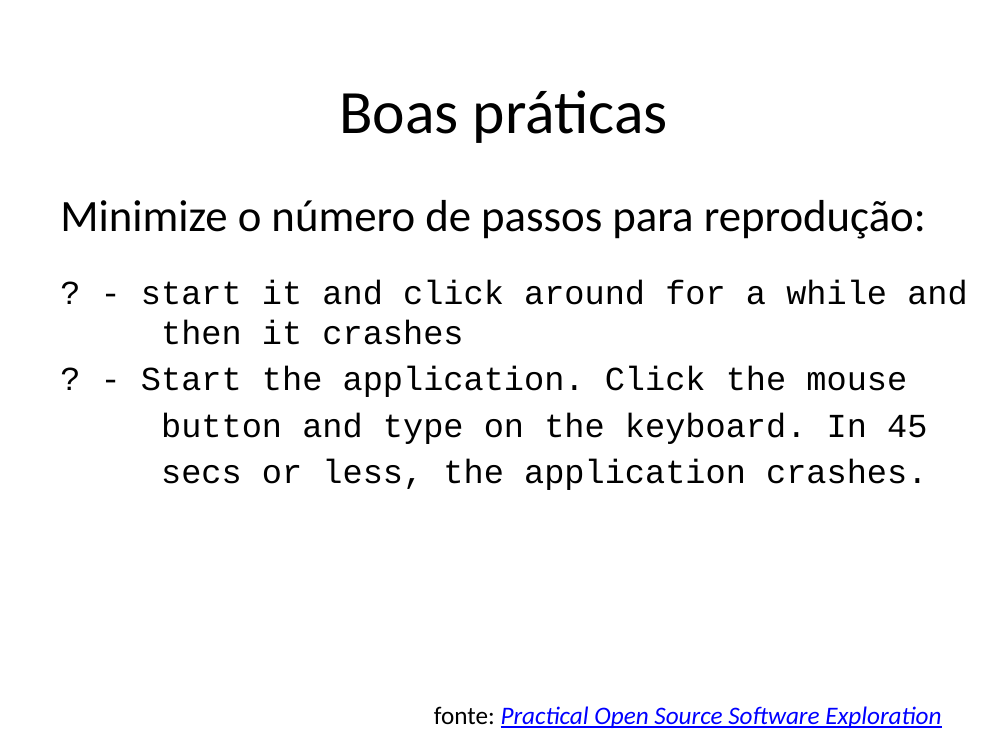
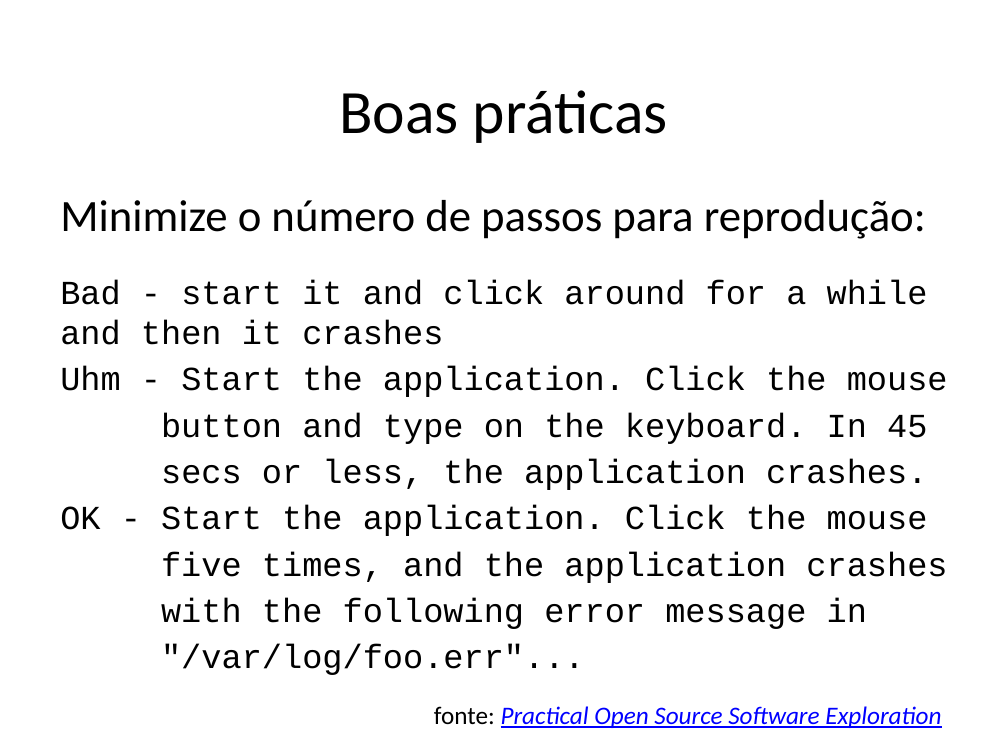
Before and after one commit to STAR-RG/testing-cin, a slide deck: slide 31 of slides.pptx. Drawn at 1008x756 pixels with LibreOffice and Linux fonts; fonts in the diff are those of the drawing. Boxes give left, top, right and bottom in pixels: in the first picture for what was removed or moved away, otherwise in the second. Text is boxed around its words. In the diff, an @@ line names an element or a change of style, - is before the commit and + after.

```diff
--- a/slides.pptx
+++ b/slides.pptx
@@ text at bbox=[60, 279, 948, 397]: text changed @@
-? - start it and click around for a while and
-then it crashes
-? - Start the application. Click the mouse
+Bad - start it and click around for a while and then it crashes
+Uhm - Start the application. Click the mouse
@@ text at bbox=[60, 505, 947, 675]: paragraphs added @@
+OK - Start the application. Click the mouse
+five times, and the application crashes
+with the following error message in
+"/var/log/foo.err"...
```
Also in this commit, not shown: 8 other slides changed, 3 slides added, 3 slides removed.
